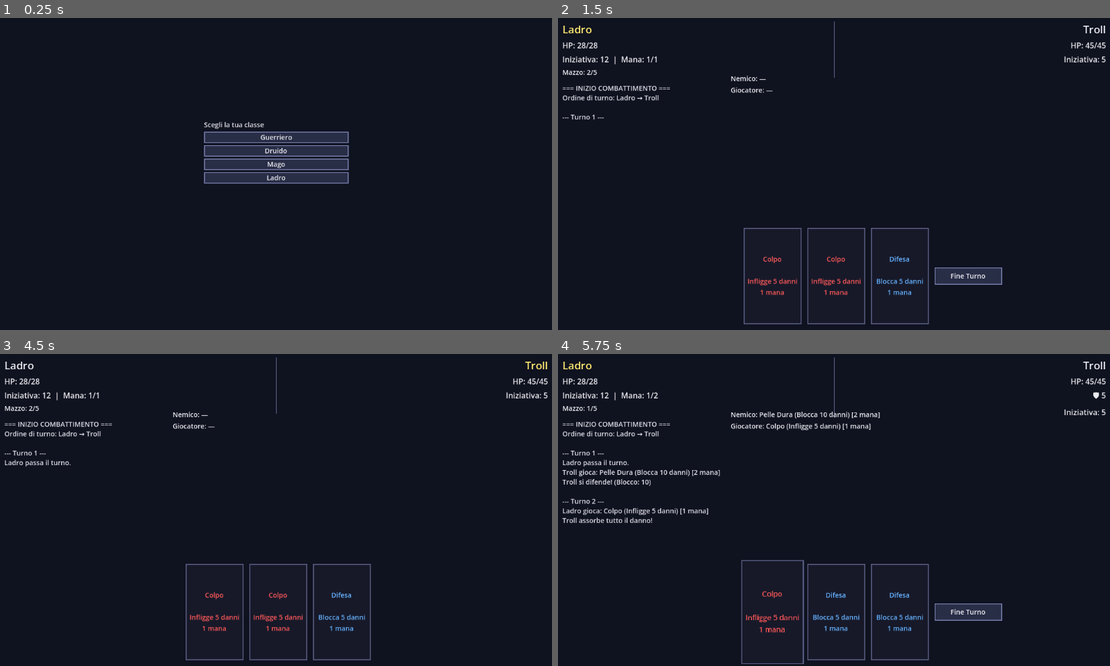
Above: before the commit, frames 1-4 (two rows, left to right).
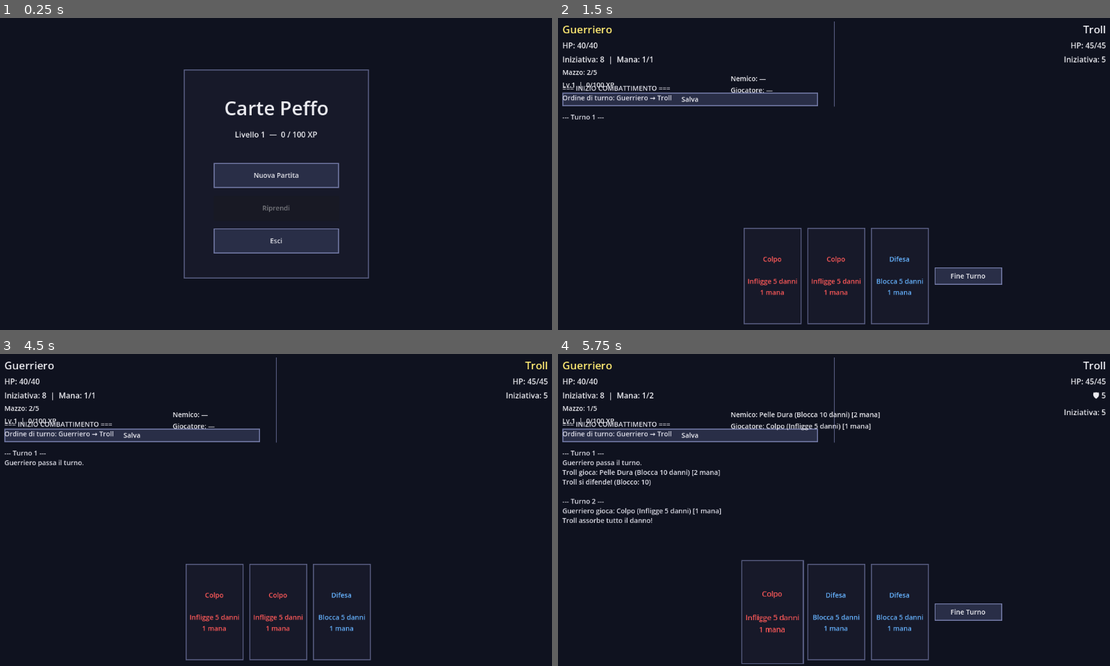
Above: after the commit, the same moments.

Repository: Dreeko1/Card-Game-GD
Game: Godot game, scene res://scenes/main_menu.tscn
The game is run twice, just before and just after one commit, with the same random seed, the same clock (stepped at 60 frames per second) and the same inputs. Before the commit the project starts from res://scenes/main.tscn.
Inputs (mouse positions are in pixels of both pictures, inside the frame that each line leads up to):
- Up to frame 1 (0.25 s): no input
- Up to frame 2 (1.5 s): click (834, 174) at 0.5 s, where only the run after the commit has a clickable "Nuova Partita"; click (834, 136) at 1.25 s, where only the run after the commit has a clickable "Guerriero"
- Up to frame 3 (4.5 s): click (132, 435) at 2 s, where only the run after the commit has a clickable "Salva"; click (132, 435) at 2.75 s, where only the run after the commit has a clickable "Salva"; click (132, 435) at 3.5 s, where only the run after the commit has a clickable "Salva"; click "Fine Turno" at 4.25 s
- Up to frame 4 (5.75 s): move the mouse to (773, 612) at 5.02 s; click (773, 612) at 5.17 s

The runs differ from the first frame. In frame 1, 6.3% of the frame differs, in the area x 33-67%, y 16-84%; in frame 2, 2.3%; in frame 3, 2.5%; in frame 4, 2.8%.

Commit message:
Punto 7: XP, livelli, menu principale e salvataggio
- SaveManager autoload: salva/carica XP, livello e stato partita su disco (user://save.cfg)
- GameManager: sistema XP (Goblin 50xp, Troll 150xp), livelli 1-10 con soglia level*100, segnale xp_gained, save_game()/load_game()
- Menu principale (main_menu.tscn/gd): Nuova Partita, Riprendi (disabilitato se no save), Esci
- main.gd: label XP/livello in-game, pulsante Salva durante il turno, schermata vittoria mostra XP guadagnati e livello raggiunto, bottone "Menu Principale" al posto di "Riprendi"

https://claude.ai/code/session_019P7p6ZaqQwo2DPN3Au32aR

Diff:
--- a/project.godot
+++ b/project.godot
@@ -11,13 +11,14 @@
 [application]
 
 config/name="Carte Peffo"
-run/main_scene="uid://c0hu16nprqur7"
+run/main_scene="res://scenes/main_menu.tscn"
 config/features=PackedStringArray("4.6", "Forward Plus")
 config/icon="res://icon.svg"
 
 [autoload]
 
 GameManager="*res://scripts/game_manager.gd"
+SaveManager="*res://scripts/save_manager.gd"
 
 [gui]
 
--- /dev/null
+++ b/scenes/main_menu.tscn
@@ -0,0 +1,65 @@
+[gd_scene load_steps=2 format=3]
+
+[ext_resource type="Script" path="res://scripts/main_menu.gd" id="1_mmenu"]
+
+[node name="MainMenu" type="Control"]
+layout_mode = 3
+anchors_preset = 15
+anchor_right = 1.0
+anchor_bottom = 1.0
+grow_horizontal = 2
+grow_vertical = 2
+script = ExtResource("1_mmenu")
+
+[node name="CenterContainer" type="CenterContainer" parent="."]
+layout_mode = 1
+anchors_preset = 15
+anchor_right = 1.0
+anchor_bottom = 1.0
+grow_horizontal = 2
+grow_vertical = 2
+
+[node name="PanelContainer" type="PanelContainer" parent="CenterContainer"]
+layout_mode = 2
+
+[node name="MarginContainer" type="MarginContainer" parent="CenterContainer/PanelContainer"]
+layout_mode = 2
+theme_override_constants/margin_left = 60
+theme_override_constants/margin_top = 50
+theme_override_constants/margin_right = 60
+theme_override_constants/margin_bottom = 50
+
+[node name="VBoxContainer" type="VBoxContainer" parent="CenterContainer/PanelContainer/MarginContainer"]
+layout_mode = 2
+theme_override_constants/separation = 16
+
+[node name="TitleLabel" type="Label" parent="CenterContainer/PanelContainer/MarginContainer/VBoxContainer"]
+layout_mode = 2
+text = "Carte Peffo"
+horizontal_alignment = 1
+theme_override_font_sizes/font_size = 40
+
+[node name="LevelLabel" type="Label" parent="CenterContainer/PanelContainer/MarginContainer/VBoxContainer"]
+layout_mode = 2
+text = "Livello 1  —  0 / 100 XP"
+horizontal_alignment = 1
+theme_override_font_sizes/font_size = 16
+
+[node name="Spacer" type="Control" parent="CenterContainer/PanelContainer/MarginContainer/VBoxContainer"]
+layout_mode = 2
+custom_minimum_size = Vector2(0, 16)
+
+[node name="BtnNewGame" type="Button" parent="CenterContainer/PanelContainer/MarginContainer/VBoxContainer"]
+layout_mode = 2
+custom_minimum_size = Vector2(260, 52)
+text = "Nuova Partita"
+
+[node name="BtnResume" type="Button" parent="CenterContainer/PanelContainer/MarginContainer/VBoxContainer"]
+layout_mode = 2
+custom_minimum_size = Vector2(260, 52)
+text = "Riprendi"
+
+[node name="BtnQuit" type="Button" parent="CenterContainer/PanelContainer/MarginContainer/VBoxContainer"]
+layout_mode = 2
+custom_minimum_size = Vector2(260, 52)
+text = "Esci"
--- a/scripts/game_manager.gd
+++ b/scripts/game_manager.gd
@@ -12,9 +12,15 @@
 signal card_played(combatant: Combatant, card: Card)
 signal damage_dealt(target: Combatant, amount: int)
 signal healed(combatant: Combatant, amount: int)
+signal xp_gained(xp_amount: int, leveled_up: bool, new_level: int)
 
 const ENEMY_TURN_DELAY := 0.6
 const HAND_SIZE := 3
+const MAX_LEVEL := 10
+const XP_REWARDS: Dictionary = {
+	EnemyData.Type.GOBLIN: 50,
+	EnemyData.Type.TROLL: 150,
+}
 
 var current_state: State = State.IDLE
 var player: Combatant
@@ -23,11 +29,15 @@
 var turn_order: Array[Combatant] = []
 var player_class: CharacterClass.Type
 var enemy_type: EnemyData.Type
+var player_level: int = 1
+var player_xp: int = 0
+var pending_resume: bool = false
 
 
 func _ready() -> void:
-	# Niente auto-start: la partita parte da Main quando il giocatore sceglie la classe.
-	pass
+	var meta := SaveManager.load_meta()
+	player_xp = meta.xp
+	player_level = meta.level
 
 
 func new_game(type: CharacterClass.Type = CharacterClass.Type.GUERRIERO, e_type: EnemyData.Type = EnemyData.Type.GOBLIN) -> void:
@@ -67,6 +77,9 @@
 
 	if not target.is_alive():
 		combat_log.emit("%s è stato sconfitto! Vince %s!" % [target.combatant_name, attacker.combatant_name])
+		if attacker == player:
+			_award_xp()
+		SaveManager.clear_run()
 		combat_ended.emit(attacker)
 		_set_state(State.GAME_OVER)
 
@@ -255,6 +268,45 @@
 	print("====================")
 
 
+func _award_xp() -> void:
+	var reward: int = XP_REWARDS.get(enemy_type, 50)
+	player_xp += reward
+	var leveled_up := false
+	while player_level < MAX_LEVEL and player_xp >= player_level * 100:
+		player_level += 1
+		leveled_up = true
+		combat_log.emit("⬆ LIVELLO SU! Ora sei Livello %d!" % player_level)
+	SaveManager.save_meta(player_xp, player_level)
+	xp_gained.emit(reward, leveled_up, player_level)
+
+
+func save_game() -> void:
+	SaveManager.save_meta(player_xp, player_level)
+	if current_state == State.PLAYING and player != null and enemy != null:
+		SaveManager.save_run({
+			"player_class": int(player_class),
+			"player_hp": player.health,
+			"enemy_type": int(enemy_type),
+			"enemy_hp": enemy.health,
+			"turn": current_turn,
+		})
+
+
+func load_game() -> void:
+	var data := SaveManager.load_run()
+	if data.is_empty():
+		return
+	player_class = data.get("player_class", CharacterClass.Type.GUERRIERO)
+	enemy_type = data.get("enemy_type", EnemyData.Type.GOBLIN)
+	player = CharacterClass.build_combatant(player_class)
+	player.health = data.get("player_hp", player.max_health)
+	enemy = EnemyData.build_combatant(enemy_type)
+	enemy.health = data.get("enemy_hp", enemy.max_health)
+	_set_state(State.PLAYING)
+	_print_status()
+	start_combat()
+
+
 func _set_state(new_state: State) -> void:
 	if current_state == new_state:
 		return
--- a/scripts/main.gd
+++ b/scripts/main.gd
@@ -25,6 +25,12 @@
 
 var end_turn_button: Button
 var player_deck_label: Label
+var player_xp_label: Label
+var save_button: Button
+
+var _last_xp_gain: int = 0
+var _last_leveled_up: bool = false
+var _last_new_level: int = 1
 
 const FLASH_DURATION := 0.35
 const FLOAT_DURATION := 0.9
@@ -44,14 +50,26 @@
 	GameManager.damage_dealt.connect(_on_damage_dealt)
 	GameManager.healed.connect(_on_healed)
 	GameManager.card_drawn.connect(_on_card_drawn)
+	GameManager.xp_gained.connect(_on_xp_gained)
 	$ClassSelection/Button_Guerriero.pressed.connect(_select_class.bind(CharacterClass.Type.GUERRIERO))
 	$ClassSelection/Button_Druido.pressed.connect(_select_class.bind(CharacterClass.Type.DRUIDO))
 	$ClassSelection/Button_Mago.pressed.connect(_select_class.bind(CharacterClass.Type.MAGO))
 	$ClassSelection/Button_Ladro.pressed.connect(_select_class.bind(CharacterClass.Type.LADRO))
+	restart_button.text = "Menu Principale"
 	restart_button.pressed.connect(_on_restart_pressed)
 	_create_end_turn_button()
 	player_deck_label = Label.new()
 	player_stats_panel.add_child(player_deck_label)
+	player_xp_label = Label.new()
+	player_stats_panel.add_child(player_xp_label)
+	_create_save_button()
+
+	if GameManager.pending_resume:
+		GameManager.pending_resume = false
+		class_selection.visible = false
+		game_ui.visible = true
+		GameManager.load_game()
+		_update_stats()
 
 
 func _create_end_turn_button() -> void:
@@ -64,10 +82,26 @@
 	end_turn_button.pressed.connect(_on_end_turn_pressed)
 
 
+func _create_save_button() -> void:
+	save_button = Button.new()
+	save_button.text = "Salva"
+	save_button.custom_minimum_size = Vector2(80, 28)
+	save_button.visible = false
+	player_stats_panel.add_child(save_button)
+	save_button.pressed.connect(_on_save_pressed)
+
+
+func _on_save_pressed() -> void:
+	GameManager.save_game()
+	save_button.text = "Salvato!"
+	get_tree().create_timer(1.2).timeout.connect(func() -> void:
+		if is_instance_valid(save_button):
+			save_button.text = "Salva"
+	)
+
+
 func _on_restart_pressed() -> void:
-	game_over_overlay.visible = false
-	game_ui.visible = false
-	class_selection.visible = true
+	get_tree().change_scene_to_file("res://scenes/main_menu.tscn")
 
 
 func _select_class(type: CharacterClass.Type) -> void:
@@ -88,6 +122,10 @@
 	player_name_label.remove_theme_color_override("font_color")
 	enemy_name_label.remove_theme_color_override("font_color")
 	end_turn_button.visible = false
+	save_button.visible = false
+	save_button.text = "Salva"
+	_last_xp_gain = 0
+	_last_leveled_up = false
 
 
 func _update_stats() -> void:
@@ -101,11 +139,20 @@
 	player_block_label.visible = p.block_buffer > 0
 	player_initiative_label.text = "Iniziativa: %d  |  Mana: %d/%d" % [p.initiative, p.mana, p.max_mana]
 	player_deck_label.text = "Mazzo: %d/%d" % [p.deck.remaining(), p.deck_total]
+	_update_xp_label()
 	enemy_name_label.text = e.combatant_name
 	enemy_hp_label.text = "HP: %d/%d" % [e.health, e.max_health]
 	enemy_block_label.text = "🛡 %d" % e.block_buffer
 	enemy_block_label.visible = e.block_buffer > 0
 	enemy_initiative_label.text = "Iniziativa: %d" % e.initiative
+
+
+func _update_xp_label() -> void:
+	if GameManager.player_level >= GameManager.MAX_LEVEL:
+		player_xp_label.text = "Lv.MAX  |  %d XP" % GameManager.player_xp
+	else:
+		var xp_in_level := GameManager.player_xp - (GameManager.player_level - 1) * 100
+		player_xp_label.text = "Lv.%d  |  %d/100 XP" % [GameManager.player_level, xp_in_level]
 
 
 func _on_combat_log(message: String) -> void:
@@ -198,9 +245,16 @@
 	get_tree().create_timer(FLOAT_DURATION + 0.05).timeout.connect(lbl.queue_free)
 
 
+func _on_xp_gained(amount: int, leveled_up: bool, new_level: int) -> void:
+	_last_xp_gain = amount
+	_last_leveled_up = leveled_up
+	_last_new_level = new_level
+
+
 func _on_player_turn_started() -> void:
 	_refresh_player_hand()
 	end_turn_button.visible = true
+	save_button.visible = true
 
 
 func _refresh_player_hand() -> void:
@@ -236,6 +290,7 @@
 
 func _on_combat_ended(winner: Combatant) -> void:
 	end_turn_button.visible = false
+	save_button.visible = false
 	combat_log_text.append_text("\n🏆 Vince %s!" % winner.combatant_name)
 	_clear_player_hand()
 	_show_game_over(winner)
@@ -247,11 +302,16 @@
 		var enemy_name: String = GameManager.enemy.combatant_name if GameManager.enemy != null else "il nemico"
 		result_label.text = "VITTORIA!"
 		result_label.add_theme_color_override("font_color", Color(1.0, 0.92, 0.45))
-		winner_label.text = "Hai sconfitto %s." % enemy_name
+		var xp_text := "\n+%d XP" % _last_xp_gain
+		if _last_leveled_up:
+			xp_text += "  ⬆  Livello %d!" % _last_new_level
+		winner_label.text = "Hai sconfitto %s.%s" % [enemy_name, xp_text]
 	else:
 		result_label.text = "SCONFITTA"
 		result_label.add_theme_color_override("font_color", Color(1.0, 0.4, 0.4))
 		winner_label.text = "Sei stato sconfitto da %s." % winner.combatant_name
+	_last_xp_gain = 0
+	_last_leveled_up = false
 	game_over_overlay.modulate.a = 0.0
 	game_over_overlay.visible = true
 	var tw: Tween = create_tween()
--- /dev/null
+++ b/scripts/main_menu.gd
@@ -0,0 +1,36 @@
+extends Control
+
+@onready var level_label: Label = $CenterContainer/PanelContainer/MarginContainer/VBoxContainer/LevelLabel
+@onready var btn_resume: Button = $CenterContainer/PanelContainer/MarginContainer/VBoxContainer/BtnResume
+
+
+func _ready() -> void:
+	var meta := SaveManager.load_meta()
+	_update_level_display(meta.level, meta.xp)
+	$CenterContainer/PanelContainer/MarginContainer/VBoxContainer/BtnNewGame.pressed.connect(_on_new_game)
+	btn_resume.pressed.connect(_on_resume)
+	$CenterContainer/PanelContainer/MarginContainer/VBoxContainer/BtnQuit.pressed.connect(_on_quit)
+	btn_resume.disabled = not SaveManager.has_run()
+
+
+func _update_level_display(level: int, xp: int) -> void:
+	if level >= GameManager.MAX_LEVEL:
+		level_label.text = "Livello MAX  —  %d XP totali" % xp
+	else:
+		var xp_in_level := xp - (level - 1) * 100
+		level_label.text = "Livello %d  —  %d / 100 XP" % [level, xp_in_level]
+
+
+func _on_new_game() -> void:
+	SaveManager.clear_run()
+	GameManager.pending_resume = false
+	get_tree().change_scene_to_file("res://scenes/main.tscn")
+
+
+func _on_resume() -> void:
+	GameManager.pending_resume = true
+	get_tree().change_scene_to_file("res://scenes/main.tscn")
+
+
+func _on_quit() -> void:
+	get_tree().quit()
--- /dev/null
+++ b/scripts/save_manager.gd
@@ -0,0 +1,57 @@
+extends Node
+
+const SAVE_PATH := "user://save.cfg"
+
+
+func save_meta(xp: int, level: int) -> void:
+	var cfg := ConfigFile.new()
+	cfg.load(SAVE_PATH)
+	cfg.set_value("meta", "xp", xp)
+	cfg.set_value("meta", "level", level)
+	cfg.save(SAVE_PATH)
+
+
+func load_meta() -> Dictionary:
+	var cfg := ConfigFile.new()
+	if cfg.load(SAVE_PATH) != OK:
+		return {"xp": 0, "level": 1}
+	return {
+		"xp": cfg.get_value("meta", "xp", 0),
+		"level": cfg.get_value("meta", "level", 1),
+	}
+
+
+func save_run(data: Dictionary) -> void:
+	var cfg := ConfigFile.new()
+	cfg.load(SAVE_PATH)
+	cfg.set_value("run", "in_progress", true)
+	for key: String in data:
+		cfg.set_value("run", key, data[key])
+	cfg.save(SAVE_PATH)
+
+
+func load_run() -> Dictionary:
+	var cfg := ConfigFile.new()
+	if cfg.load(SAVE_PATH) != OK:
+		return {}
+	if not cfg.get_value("run", "in_progress", false):
+		return {}
+	var data: Dictionary = {}
+	for key: String in cfg.get_section_keys("run"):
+		data[key] = cfg.get_value("run", key)
+	return data
+
+
+func clear_run() -> void:
+	var cfg := ConfigFile.new()
+	cfg.load(SAVE_PATH)
+	if cfg.has_section("run"):
+		cfg.erase_section("run")
+	cfg.save(SAVE_PATH)
+
+
+func has_run() -> bool:
+	var cfg := ConfigFile.new()
+	if cfg.load(SAVE_PATH) != OK:
+		return false
+	return cfg.get_value("run", "in_progress", false)
